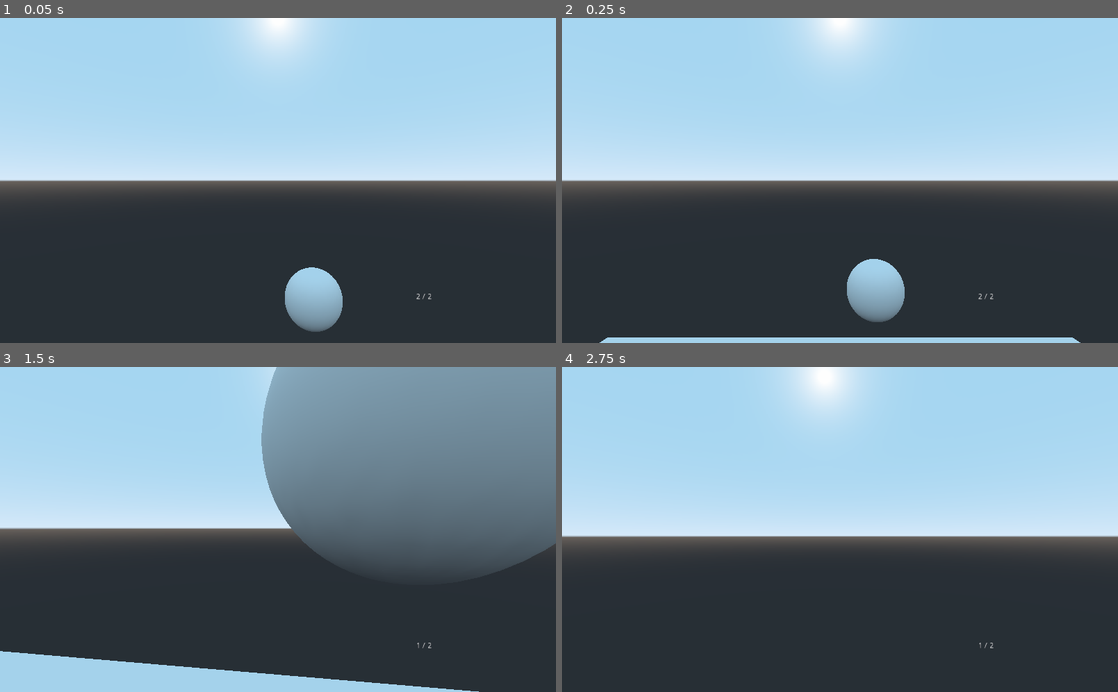
Above: before the commit, frames 1-4 (two rows, left to right).
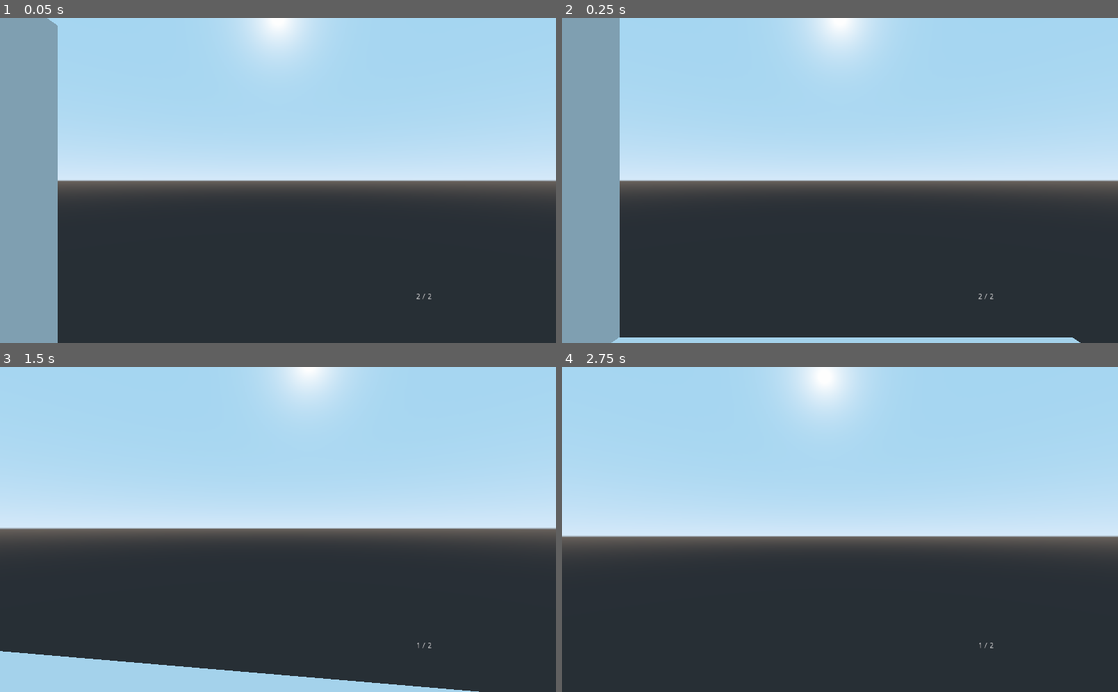
Above: after the commit, the same moments.

Repository: Mike149x/Game2021
Game: Godot game, scene res://MainScene.tscn
Two runs of this game, one before a commit and one after it. Both use one fixed random seed, a clock stepped at 60 frames per second and the inputs below.
Inputs (mouse positions are in pixels of both pictures, inside the frame that each line leads up to):
- Up to frame 1 (0.05 s): no input
- Up to frame 2 (0.25 s): no input
- Up to frame 3 (1.5 s): move the mouse to (305, 529) at 0.52 s; hold W (move_forward) from 0.53 s (still down); tap E (Interact, bound only after the commit) at 0.6 s; tap Space (jump) at 0.77 s; move the mouse to (250, 529) at 1.27 s; click (250, 529) at 1.35 s
- Up to frame 4 (2.75 s): keep holding W (move_forward); tap Space (jump) at 1.52 s; tap E (Interact, bound only after the commit) at 1.55, 2.1 s; move the mouse to (851, 523) at 2.02 s

The runs differ from the first frame. In frame 1, 12% of the frame differs, in the area x 0-62%, y 0-100%; in frame 2, 12%; in frame 3, 30%, in the area x 47-100%, y 0-63%; in frame 4, nothing differs.

Commit message:
Interaction code + first interactable

Diff:
--- a/SuperStockTrader/FirstPerson.tscn
+++ b/SuperStockTrader/FirstPerson.tscn
@@ -25,6 +25,9 @@
 cast_to = Vector3( 0, 0, -100 )
 
 [node name="InteractionRayCast" type="RayCast" parent="Head/Camera"]
+enabled = true
+cast_to = Vector3( 0, 0, -2 )
+collision_mask = 2
 script = ExtResource( 3 )
 
 [node name="CollisionShape" type="CollisionShape" parent="."]
--- a/SuperStockTrader/Interaction.gd
+++ b/SuperStockTrader/Interaction.gd
@@ -1,15 +1,32 @@
 extends RayCast
 
 var current_collider
+
+onready var interaction_label = get_node("/root/MainScene/UI/InteractionLabel")
+
+func _ready():
+	set_interaction_text("")
 
 func _process(delta):
 	var collider = get_collider()
 
 	if is_colliding() and collider is Interactable:
 		if current_collider != collider:
+			set_interaction_text(collider.get_interaction_text())
 			current_collider = collider
 
 		if Input.is_action_just_pressed("Interact"):
 			collider.interact()
+			set_interaction_text(collider.get_interaction_text())
 	elif current_collider:
 		current_collider = null
+		set_interaction_text("")
+
+func set_interaction_text(text):
+	if !text:
+		interaction_label.set_text("")
+		interaction_label.set_visible(false)
+	else:
+		var interact_key = OS.get_scancode_string(InputMap.get_action_list("Interact")[0].scancode)
+		interaction_label.set_text("Press %s to %s" % [interact_key, text])
+		interaction_label.set_visible(true)
--- a/SuperStockTrader/MainScene.tscn
+++ b/SuperStockTrader/MainScene.tscn
@@ -2,14 +2,14 @@
 
 [ext_resource path="res://FirstPerson.tscn" type="PackedScene" id=1]
 [ext_resource path="res://MainScene.gd" type="Script" id=2]
+[ext_resource path="res://Interactables/Interactable.gd" type="Script" id=3]
+
+[sub_resource type="CubeMesh" id=2]
 
 [sub_resource type="BoxShape" id=1]
 
-[sub_resource type="CubeMesh" id=2]
-
-[sub_resource type="BoxShape" id=3]
-
-[sub_resource type="CubeMesh" id=4]
+[sub_resource type="SpatialMaterial" id=7]
+albedo_color = Color( 1, 0, 0, 1 )
 
 [sub_resource type="SphereMesh" id=5]
 
@@ -21,31 +21,47 @@
 [node name="FirstPerson" parent="." instance=ExtResource( 1 )]
 transform = Transform( 1, 0, 0, 0, 1, 0, 0, 0, 1, 0, 6, 0 )
 
-[node name="Ground" type="StaticBody" parent="."]
+[node name="Ground" type="MeshInstance" parent="."]
 transform = Transform( 10, 0, 0, 0, 1, 0, 0, 0, 10, 0, -1, 0 )
-
-[node name="CollisionShape" type="CollisionShape" parent="Ground"]
-shape = SubResource( 1 )
-
-[node name="MeshInstance" type="MeshInstance" parent="Ground"]
 mesh = SubResource( 2 )
 material/0 = null
 
-[node name="Wall" type="StaticBody" parent="."]
+[node name="StaticBody" type="StaticBody" parent="Ground"]
+transform = Transform( 1, 0, 0, 0, 1, 0, 0, 0, 1, 0, 0, 0 )
 
-[node name="CollisionShape" type="CollisionShape" parent="Wall"]
-transform = Transform( 1, 0, 0, 0, 1, 0, 0, 0, 5, 9, 1, 5 )
-shape = SubResource( 3 )
+[node name="CollisionShape" type="CollisionShape" parent="Ground/StaticBody"]
+transform = Transform( 1, 0, 0, 0, 1, 0, 0, 0, 1, 0, 0, 0 )
+shape = SubResource( 1 )
 
-[node name="MeshInstance" type="MeshInstance" parent="Wall"]
-transform = Transform( 1, 0, 0, 0, 1, 0, 0, 0, 5, 9, 1, 5 )
-mesh = SubResource( 4 )
+[node name="BigWall" type="MeshInstance" parent="."]
+transform = Transform( -4.37114e-07, 1, -4.37114e-07, 0, -4.37114e-08, -10, -10, -4.37114e-08, 1.91069e-14, -10.5, 3.747, 0 )
+mesh = SubResource( 2 )
 material/0 = null
+
+[node name="StaticBody" type="StaticBody" parent="BigWall"]
+transform = Transform( 1, -4.44089e-16, 2.11758e-22, 0, 1, -8.35187e-22, 0, -4.44089e-16, 1, 0, 0, 0 )
+
+[node name="CollisionShape" type="CollisionShape" parent="BigWall/StaticBody"]
+shape = SubResource( 1 )
+
+[node name="red" type="MeshInstance" parent="."]
+transform = Transform( -4.37114e-08, 1, -4.37114e-08, 0, -4.37114e-08, -1, -1, -4.37114e-08, 1.91069e-15, -9.8515, 2.28409, -4.2301 )
+mesh = SubResource( 2 )
+material/0 = SubResource( 7 )
+
+[node name="StaticBody" type="StaticBody" parent="red"]
+transform = Transform( 1, 0, 0, 0, 1, -8.35187e-23, 0, -8.35187e-23, 1, 0, 0, 0 )
+collision_layer = 2
+script = ExtResource( 3 )
+
+[node name="CollisionShape" type="CollisionShape" parent="red/StaticBody"]
+transform = Transform( 1, 0, 0, 0, 1, -8.35187e-23, 0, -8.35187e-23, 1, 0, 0, 0 )
+shape = SubResource( 1 )
 
 [node name="Enemy1" type="StaticBody" parent="." groups=[
 "Enemies",
 ]]
-transform = Transform( 1, 0, 0, 0, 1, 0, 0, 0, 1, 1.23054, 2.94749, -8.13304 )
+transform = Transform( 1, 0, 0, 0, 1, 0, 0, 0, 1, -5.68815, 2.94749, 8.71775 )
 
 [node name="MeshInstance" type="MeshInstance" parent="Enemy1"]
 mesh = SubResource( 5 )
@@ -57,7 +73,7 @@
 [node name="Enemy2" type="StaticBody" parent="." groups=[
 "Enemies",
 ]]
-transform = Transform( 1, 0, 0, 0, 1, 0, 0, 0, 1, 6.50214, 2.94749, -1.9442 )
+transform = Transform( 1, 0, 0, 0, 1, 0, 0, 0, 1, -0.914373, 3.27706, 6.27162 )
 
 [node name="MeshInstance" type="MeshInstance" parent="Enemy2"]
 mesh = SubResource( 5 )
@@ -69,7 +85,7 @@
 [node name="Enemy3" type="StaticBody" parent="." groups=[
 "Enemies",
 ]]
-transform = Transform( 1, 0, 0, 0, 1, 0, 0, 0, 1, 9.96945, 4.24367, 3.76051 )
+transform = Transform( 1, 0, 0, 0, 1, 0, 0, 0, 1, 5.21902, 4.24367, 7.97833 )
 
 [node name="MeshInstance" type="MeshInstance" parent="Enemy3"]
 mesh = SubResource( 5 )
@@ -85,7 +101,7 @@
 "_edit_use_anchors_": false
 }
 
-[node name="Label" type="Label" parent="UI"]
+[node name="AmmoLabel" type="Label" parent="UI"]
 anchor_left = 1.0
 anchor_top = 1.0
 anchor_right = 1.0
@@ -97,3 +113,14 @@
 __meta__ = {
 "_edit_use_anchors_": false
 }
+
+[node name="InteractionLabel" type="Label" parent="UI"]
+anchor_top = 1.0
+anchor_right = 1.0
+anchor_bottom = 1.0
+margin_top = -39.0
+text = "Press 'E' to Interact"
+align = 1
+__meta__ = {
+"_edit_use_anchors_": false
+}
--- a/SuperStockTrader/Weapon.gd
+++ b/SuperStockTrader/Weapon.gd
@@ -6,7 +6,7 @@
 export var clip_size = 5
 export var reload_rate = 1
 
-onready var ammo_label = $"/root/MainScene/UI/Label"
+onready var ammo_label = $"/root/MainScene/UI/AmmoLabel"
 onready var raycast = $"../Head/Camera/WeaponRayCast"
 var current_ammo = 0
 var can_fire = true
--- a/SuperStockTrader/project.godot
+++ b/SuperStockTrader/project.godot
@@ -72,7 +72,7 @@
 "events": [ Object(InputEventKey,"resource_local_to_scene":false,"resource_name":"","device":0,"alt":false,"shift":false,"control":false,"meta":false,"command":false,"pressed":false,"scancode":82,"unicode":0,"echo":false,"script":null)
  ]
 }
-interact={
+Interact={
 "deadzone": 0.5,
 "events": [ Object(InputEventKey,"resource_local_to_scene":false,"resource_name":"","device":0,"alt":false,"shift":false,"control":false,"meta":false,"command":false,"pressed":false,"scancode":69,"unicode":0,"echo":false,"script":null)
  ]
